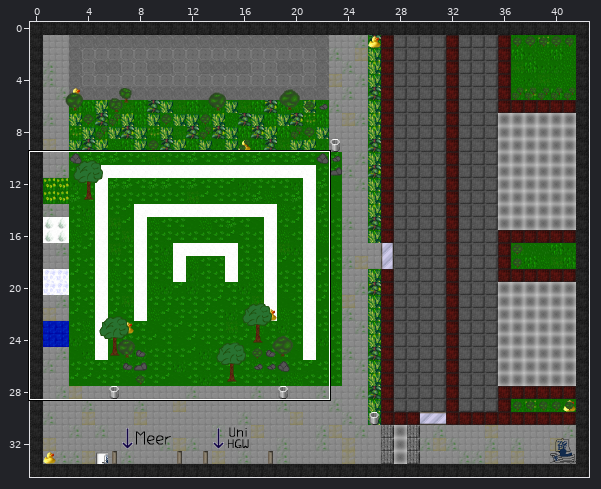
Level history. Tiled map (JSON): Zapf_Uni_Rostock/maps/amphitheater.json. Above: a wide view before the commit, with the close-up outlined.
Close-up. Earlier state:
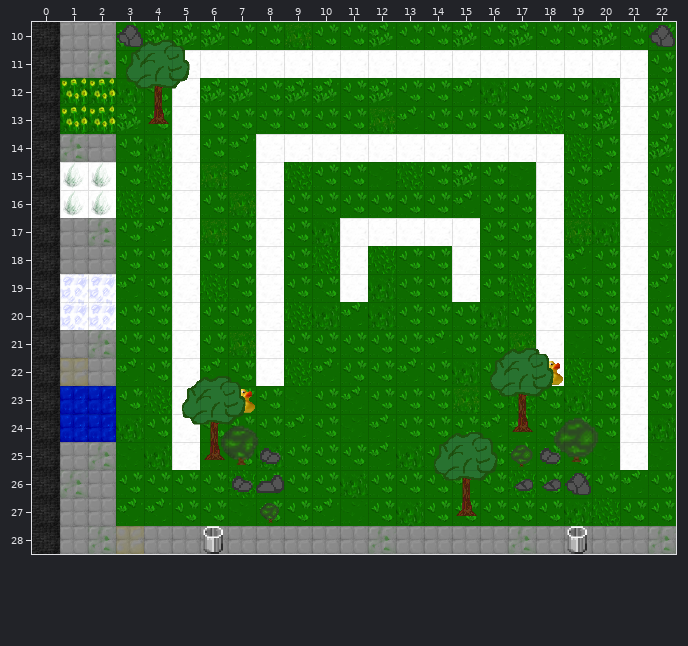
Cells are 32x32 px. Shown: x 0..22, y 10..28.
The same view after the edit:
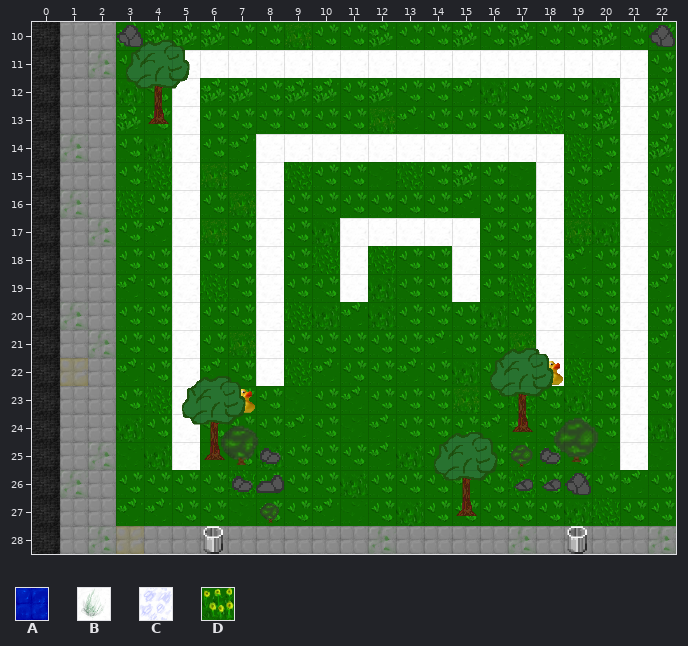
Key: from "floor": A 44, B 47, C 53, D 61.
_ is an empty cell.
The edit:
Layer "Telegram-Channel" (removed):
y 23..24: x 1..2 AA -> __
Layer "Telegram-Channel2" (removed):
y 19..20: x 1..2 CC -> __
Layer "Telegram_jona_test" (removed):
y 12..13: x 1..2 DD -> __
Layer "Programm_AK" (removed):
y 15..16: x 1..2 BB -> __
Pixel boxes of the changes (left, top, right, bottom) in both close-ups:
removed: (60, 78, 116, 134)
removed: (60, 162, 116, 218)
removed: (60, 274, 116, 330)
removed: (60, 386, 116, 442)
